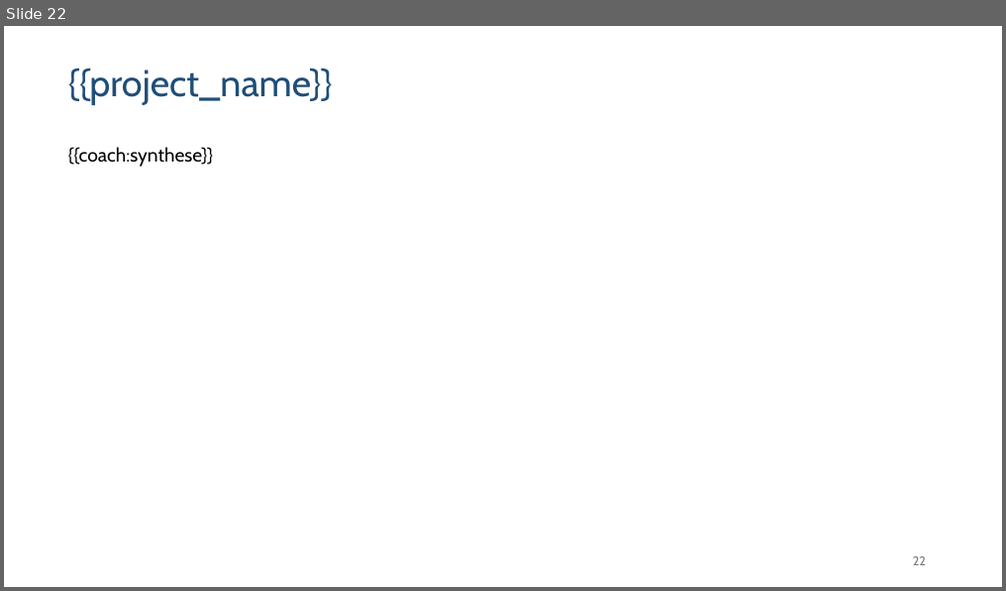
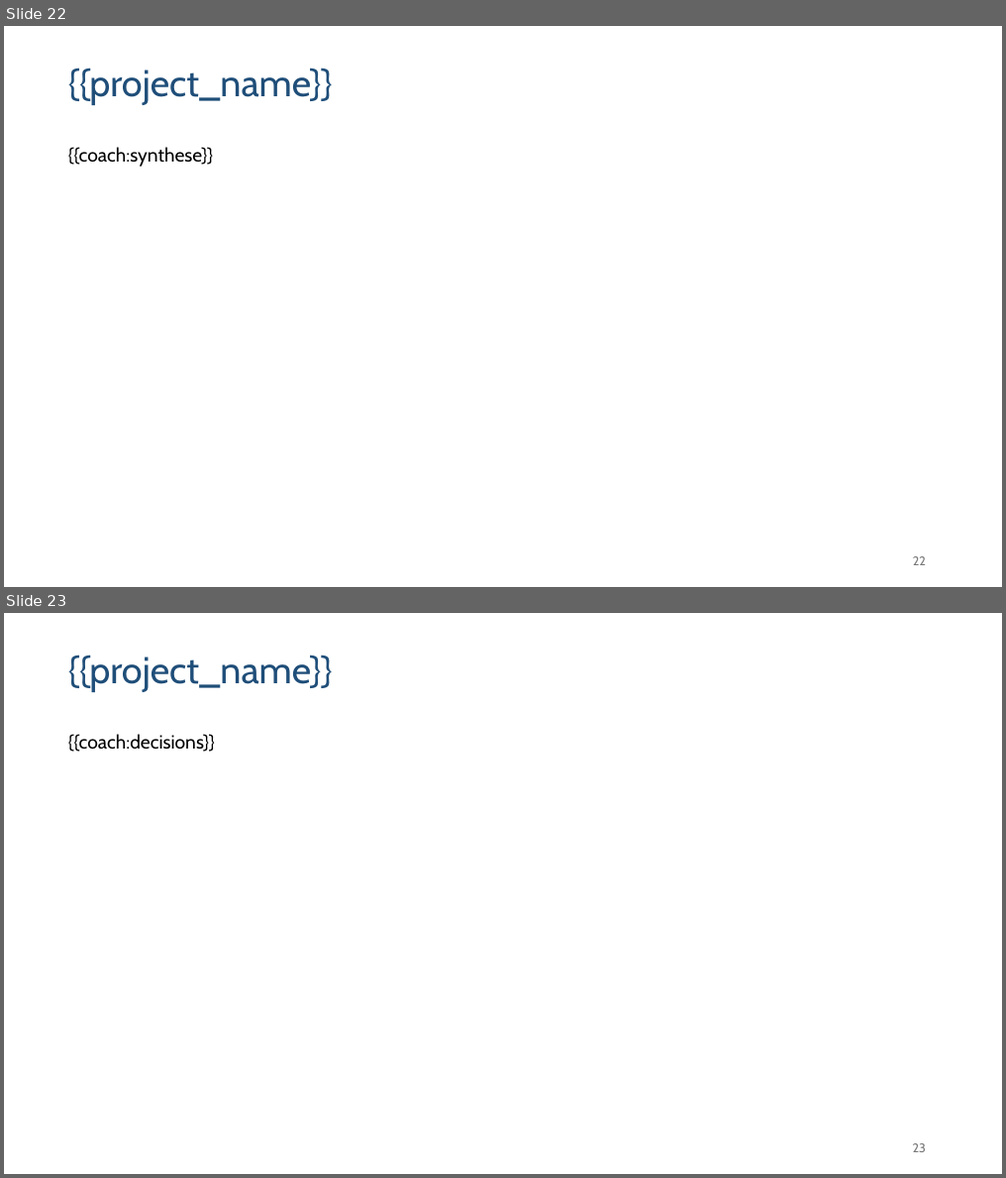
Before and after one commit to gbrieux/coach-jira, a slide deck: templates/template.pptx. Shown one above the other, each under a label of ours: slide 22 before the commit, slides 22 and 23 after it. The pictures are 1006x591 and 1006x1178 pixels, drawn with LibreOffice and Linux fonts; fonts in the diff are those of the drawing. Boxes give left, top, right and bottom in pixels: in the first picture for what was removed or moved away, otherwise in the second. Text is boxed around its words. In the diff, an @@ line names an element or a change of style, - is before the commit and + after.

Commit message:
fix coach prompt

```diff
--- a/templates/template.pptx
+++ b/templates/template.pptx
@@ slide 23 added at (4,613,1002,1174), background #FFFFFF @@
@@ text added at (68,655,333,692), 36 pt, text #1F4E79 @@
+{{project_name}}
@@ text added at (68,734,215,752), 18.3 pt, text #000000 @@
+{{coach:decisions}}
@@ text added at (913,1144,926,1153), 12 pt, text #797979 @@
+23
```
Also in this commit, not shown: 13 other files.
